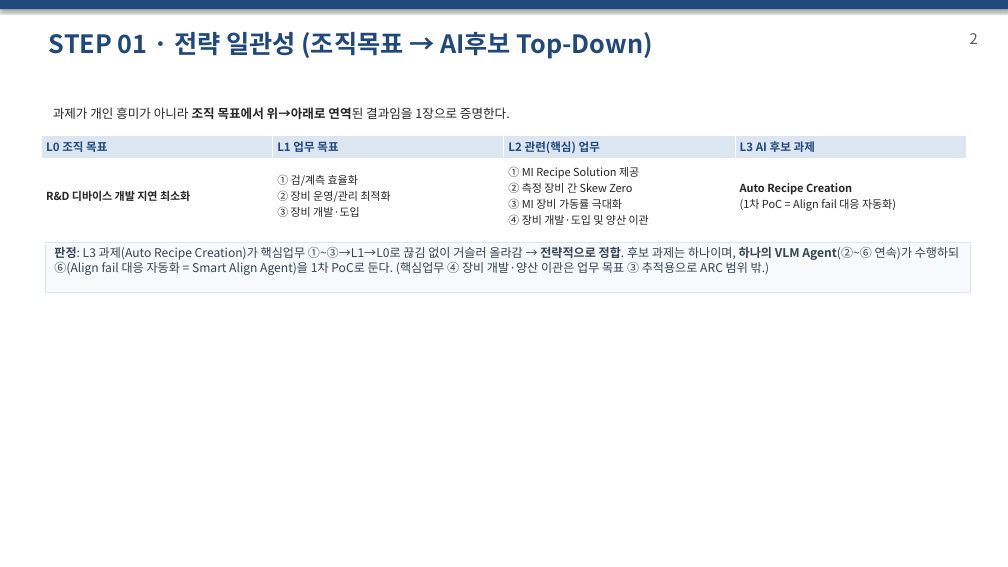
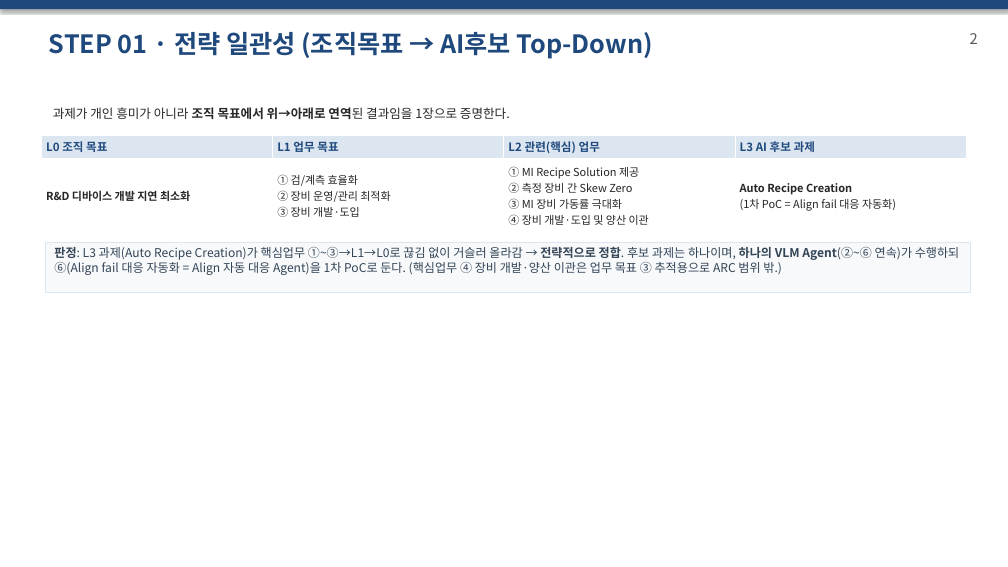
Before and after one commit to DarrenKoi/pm_notes, a slide deck: slide 3 of my-task/AIX_POC/프로젝트_smart_align_agent/07-적용_CDSEM_실행기획_발표요약.pptx. Drawn at 1008x567 pixels with LibreOffice and Linux fonts; fonts in the diff are those of the drawing. Boxes give left, top, right and bottom in pixels: in the first picture for what was removed or moved away, otherwise in the second. Text is boxed around its words. In the diff, an @@ line names an element or a change of style, - is before the commit and + after.

```diff
--- a/my-task/AIX_POC/프로젝트_smart_align_agent/07-적용_CDSEM_실행기획_발표요약.pptx
+++ b/my-task/AIX_POC/프로젝트_smart_align_agent/07-적용_CDSEM_실행기획_발표요약.pptx
@@ text in rectangle at bbox=[54, 247, 960, 275]: text changed @@
-판정: L3 과제(Auto Recipe Creation)가 핵심업무 ①~③→L1→L0로 끊김 없이 거슬러 올라감 → 전략적으로 정합. 후보 과제는 하나이며, 하나의 VLM Agent(②~⑥ 연속)가 수행하되 ⑥(Align fail 대응 자동화 = Smart Align Agent)을 1차 PoC로 둔다. (핵심업무 ④ 장비 개발·양산 이관은 업무 목표 ③ 추적용으로 ARC 범위 밖.)
+판정: L3 과제(Auto Recipe Creation)가 핵심업무 ①~③→L1→L0로 끊김 없이 거슬러 올라감 → 전략적으로 정합. 후보 과제는 하나이며, 하나의 VLM Agent(②~⑥ 연속)가 수행하되 ⑥(Align fail 대응 자동화 = Align 자동 대응 Agent)을 1차 PoC로 둔다. (핵심업무 ④ 장비 개발·양산 이관은 업무 목표 ③ 추적용으로 ARC 범위 밖.)
```
Also in this commit, not shown: 14 other files.
